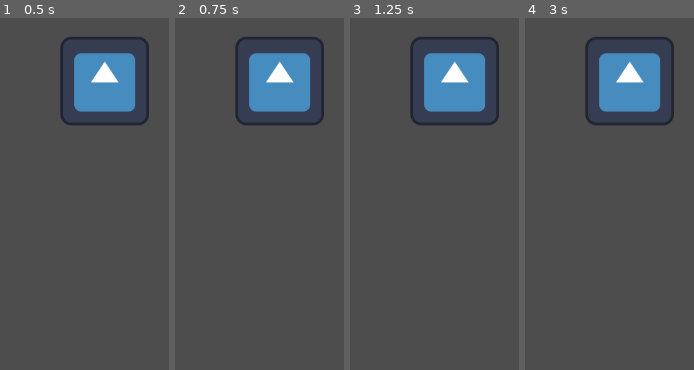
Above: before the commit, frames 1-4 (left to right).
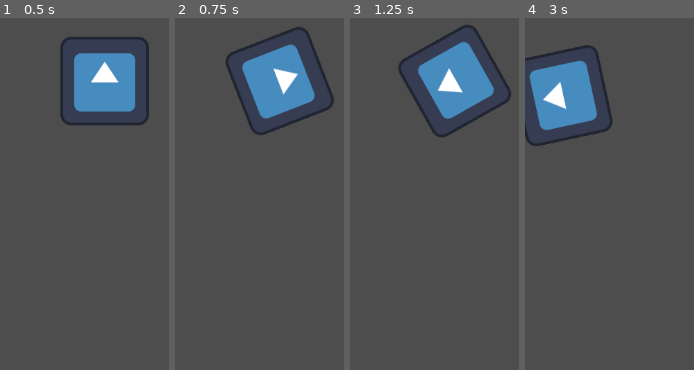
Above: after the commit, the same moments.

Repository: SpyrexDE/BzzBzz
Game: Godot game, scene res://levels/testlvl1.tscn
Two runs of this game, one before a commit and one after it. Both use one fixed random seed, a clock stepped at 60 frames per second and the inputs below. The project has no main scene, so this scene is started directly. The engine's default icon, where the game draws it, is replaced by a stand-in: a white triangle on a blue panel in a dark square.
Inputs:
- Up to frame 1 (0.5 s): no input
- Up to frame 2 (0.75 s): tap Enter at 0.5 s; hold D (steer_right, bound only after the commit) from 0.53 s (still down)
- Up to frame 3 (1.25 s): keep holding D (steer_right, bound only after the commit)
- Up to frame 4 (3 s): release D (steer_right, bound only after the commit) at 1.28 s; hold A (steer_left, bound only after the commit) 1.28-2.03 s; hold D (steer_right, bound only after the commit) 2.03-2.78 s; hold W (go_forward, bound only after the commit) from 2.78 s (still down)

Frame 1 is identical in both runs. In frame 2, 4.8% of the frame differs, in the area x 30-95%, y 2-34%; in frame 3, 5.4%; in frame 4, 14%, in the area x 0-89%, y 5-37%.

Commit message:
add basic movement

Diff:
--- a/levels/testlvl1.tscn
+++ b/levels/testlvl1.tscn
@@ -6,3 +6,6 @@
 
 [node name="Robot" parent="." instance=ExtResource("1_vcimh")]
 position = Vector2(151, 231)
+speed = null
+friction = null
+steering_speed = null
--- a/project.godot
+++ b/project.godot
@@ -13,3 +13,21 @@
 config/name="Bzz Bzz"
 config/features=PackedStringArray("4.2", "Forward Plus")
 config/icon="res://icon.svg"
+
+[input]
+
+steer_left={
+"deadzone": 0.55,
+"events": [Object(InputEventKey,"resource_local_to_scene":false,"resource_name":"","device":0,"window_id":0,"alt_pressed":false,"shift_pressed":false,"ctrl_pressed":false,"meta_pressed":false,"pressed":false,"keycode":0,"physical_keycode":65,"key_label":0,"unicode":0,"echo":false,"script":null)
+]
+}
+steer_right={
+"deadzone": 0.5,
+"events": [Object(InputEventKey,"resource_local_to_scene":false,"resource_name":"","device":-1,"window_id":0,"alt_pressed":false,"shift_pressed":false,"ctrl_pressed":false,"meta_pressed":false,"pressed":false,"keycode":0,"physical_keycode":68,"key_label":0,"unicode":100,"echo":false,"script":null)
+]
+}
+go_forward={
+"deadzone": 0.5,
+"events": [Object(InputEventKey,"resource_local_to_scene":false,"resource_name":"","device":-1,"window_id":0,"alt_pressed":false,"shift_pressed":false,"ctrl_pressed":false,"meta_pressed":false,"pressed":false,"keycode":0,"physical_keycode":87,"key_label":0,"unicode":119,"echo":false,"script":null)
+]
+}
--- a/robot/robot.gd
+++ b/robot/robot.gd
@@ -1,6 +1,15 @@
 extends CharacterBody2D
 
 @export var speed: float
+@export var friction: float
+@export var steering_speed: float
+var _velocity: Vector2
 
-func _physics_process(delta):
+func _physics_process(_delta):
+	var steering = Input.get_action_strength("steer_right") - Input.get_action_strength("steer_left")
+
+	rotation += steering_speed * steering
+
+	velocity = Vector2(0, -speed * Input.get_action_strength("go_forward")).rotated(rotation)
+
 	move_and_slide()
--- a/robot/robot.tscn
+++ b/robot/robot.tscn
@@ -1,10 +1,19 @@
-[gd_scene load_steps=3 format=3 uid="uid://b1gg5e8kp4384"]
+[gd_scene load_steps=4 format=3 uid="uid://b1gg5e8kp4384"]
 
 [ext_resource type="Script" path="res://robot/robot.gd" id="1_qe1k2"]
 [ext_resource type="Texture2D" uid="uid://o8o4yx0b61bx" path="res://icon.svg" id="2_y6hw3"]
 
+[sub_resource type="CircleShape2D" id="CircleShape2D_o10pc"]
+radius = 65.192
+
 [node name="Robot" type="CharacterBody2D"]
 script = ExtResource("1_qe1k2")
+speed = 500.0
+friction = 1.0
+steering_speed = 0.1
 
 [node name="Sprite" type="Sprite2D" parent="."]
 texture = ExtResource("2_y6hw3")
+
+[node name="CollisionShape" type="CollisionShape2D" parent="."]
+shape = SubResource("CircleShape2D_o10pc")
